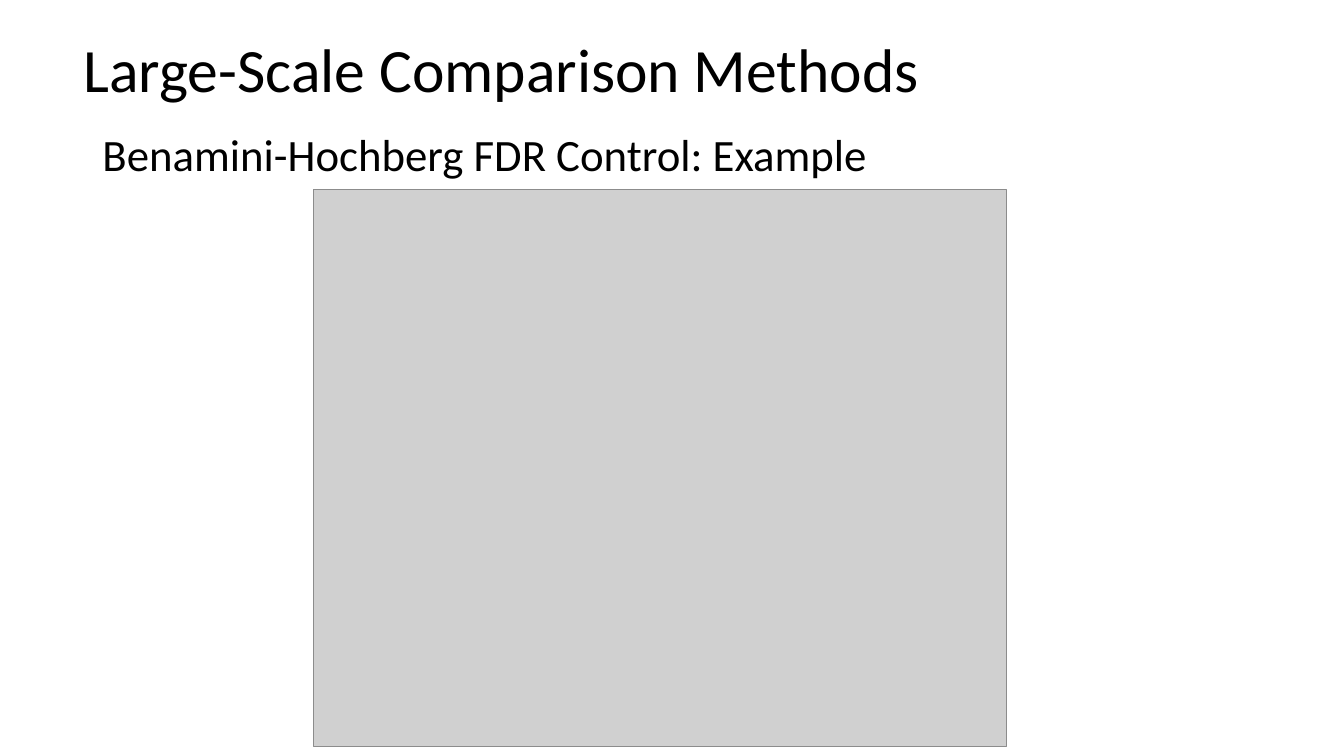
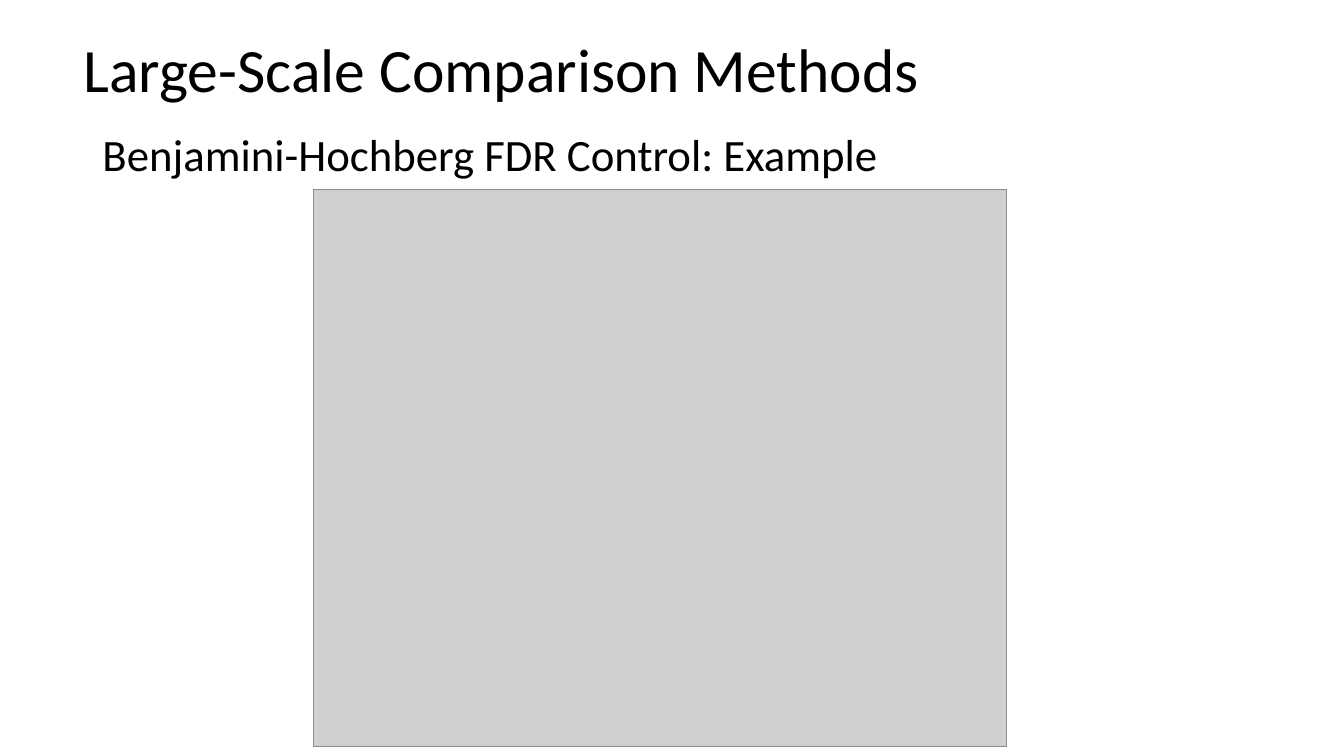
Before and after one commit to StephenElston/CSCI-E-108, a slide deck: slide 57 of slides/1_Introduction.pptx. Drawn at 1344x756 pixels with LibreOffice and Linux fonts; fonts in the diff are those of the drawing; grey boxes stand for pictures. Boxes give left, top, right and bottom in pixels: in the first picture for what was removed or moved away, otherwise in the second. Text is boxed around its words. In the diff, an @@ line names an element or a change of style, - is before the commit and + after.

Commit message:
Corrected spelling of Benjamini

```diff
--- a/slides/1_Introduction.pptx
+++ b/slides/1_Introduction.pptx
@@ text at (102, 140, 877, 179): text changed @@
-Benamini-Hochberg FDR Control: Example
+Benjamini-Hochberg FDR Control: Example
```
